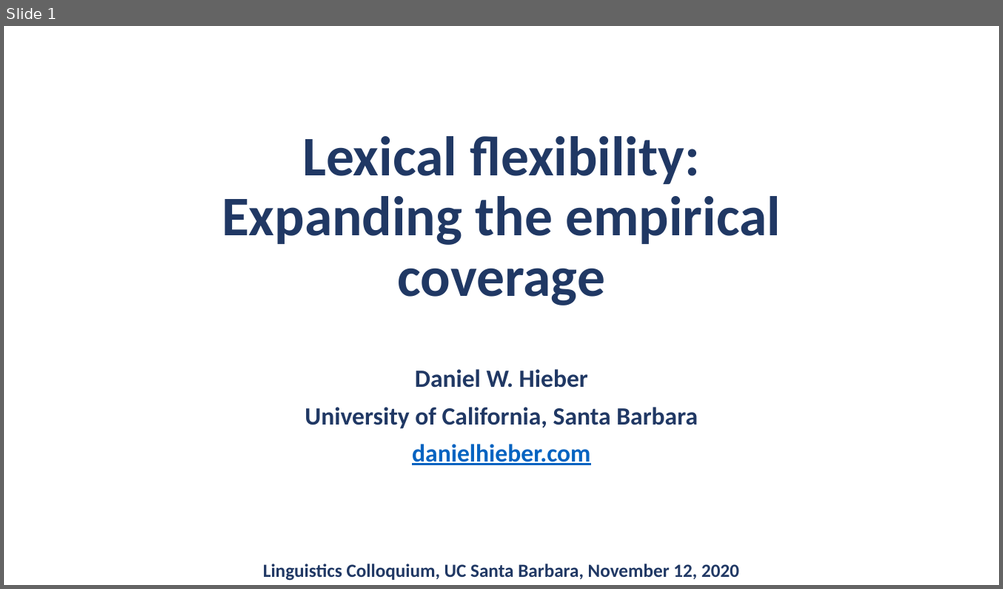
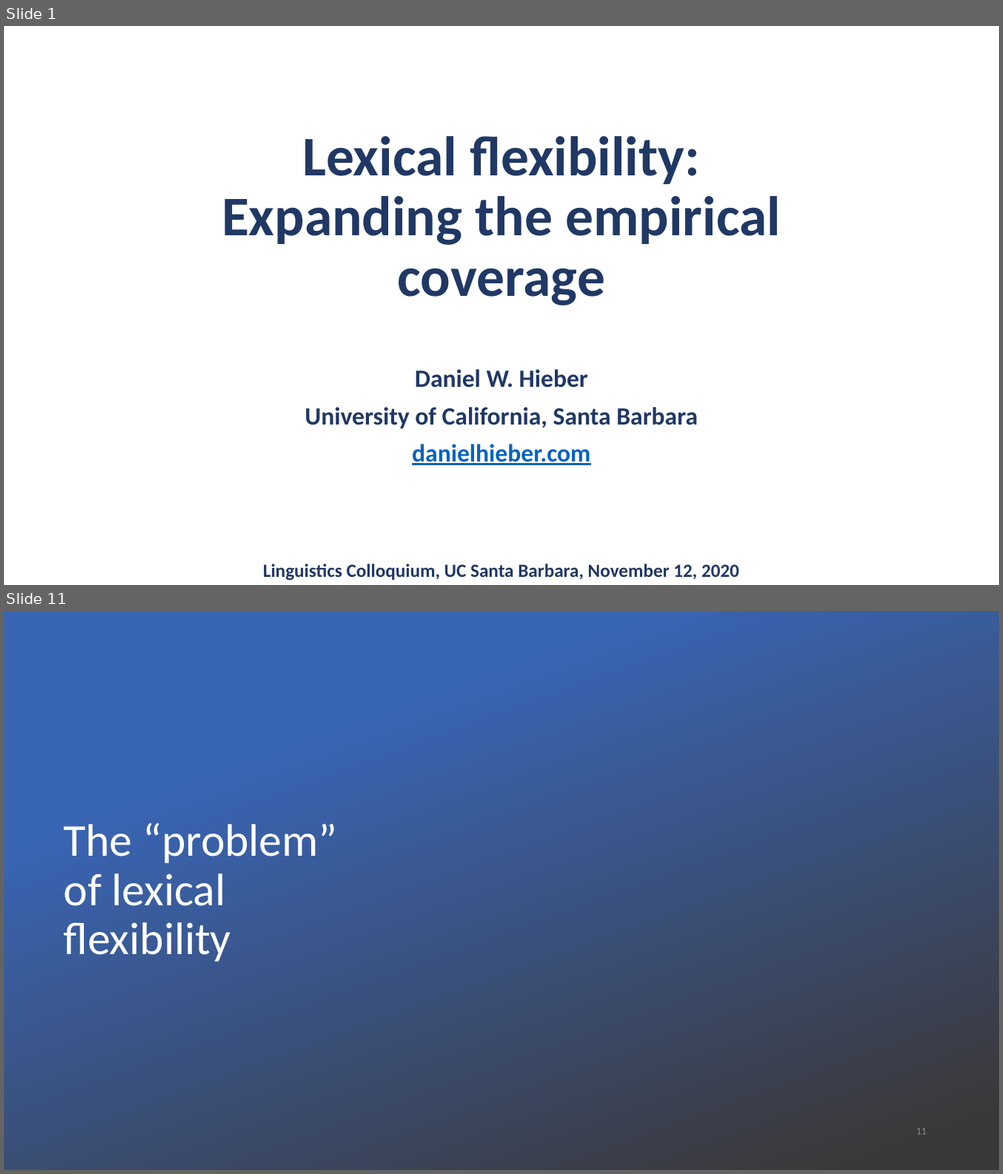
Before and after one commit to dwhieb/dissertation, a slide deck: publications/Lexical flexibility Expanding the empirical coverage/Lexical flexibility Expanding the empirical coverage.pptx. Shown one above the other, each under a label of ours: slide 1 before the commit, slides 1 and 11 after it; the slides between them are not shown. The pictures are 1003x589 and 1003x1174 pixels, drawn with LibreOffice and Linux fonts; fonts in the diff are those of the drawing; background and template pictures are left out; a plain dark background stands for a picture behind light text. Boxes give left, top, right and bottom in pixels: in the first picture for what was removed or moved away, otherwise in the second. Text is boxed around its words. In the diff, an @@ line names an element or a change of style, - is before the commit and + after.

```diff
--- a/publications/Lexical flexibility Expanding the empirical coverage/Lexical flexibility Expanding the empirical coverage.pptx
+++ b/publications/Lexical flexibility Expanding the empirical coverage/Lexical flexibility Expanding the empirical coverage.pptx
@@ slide 11 added at (4, 611, 999, 1170), background picture (left out) @@
@@ rectangle added at (4, 611, 500, 1170), fill #FFFFFF @@
@@ rectangle added at (4, 611, 999, 1170), fill gradient #3965B5 to #3B3838 @@
@@ title added at (64, 823, 337, 962), 44 pt, text #FFFFFF @@
+The “problem” of lexical flexibility
@@ page number added at (916, 1128, 926, 1135), 10 pt, text #898989 @@
+11
```
Also in this commit, not shown: 7 slides changed, 62 other slides added, 2 slides removed, 4 other files.
